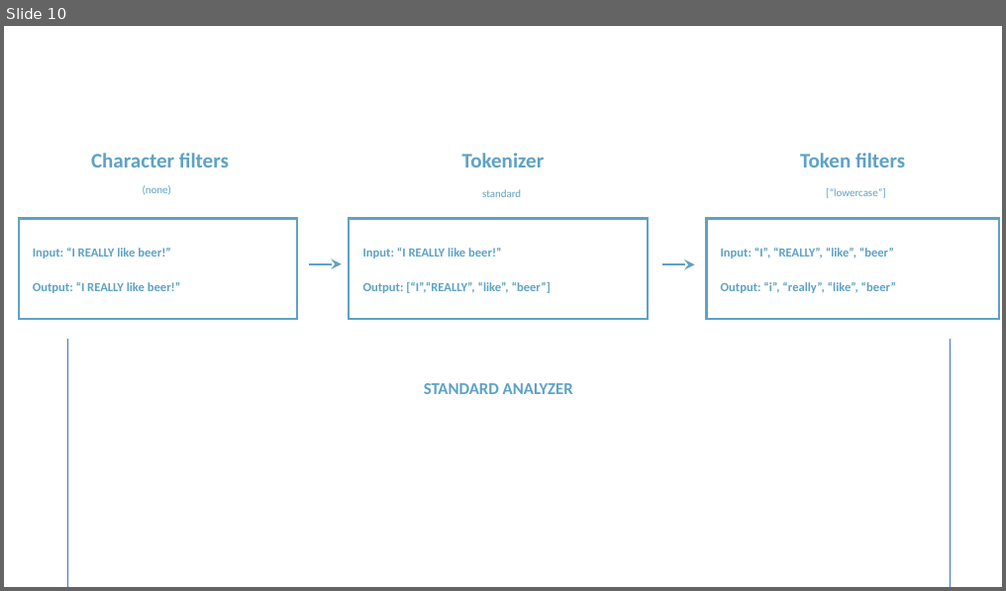
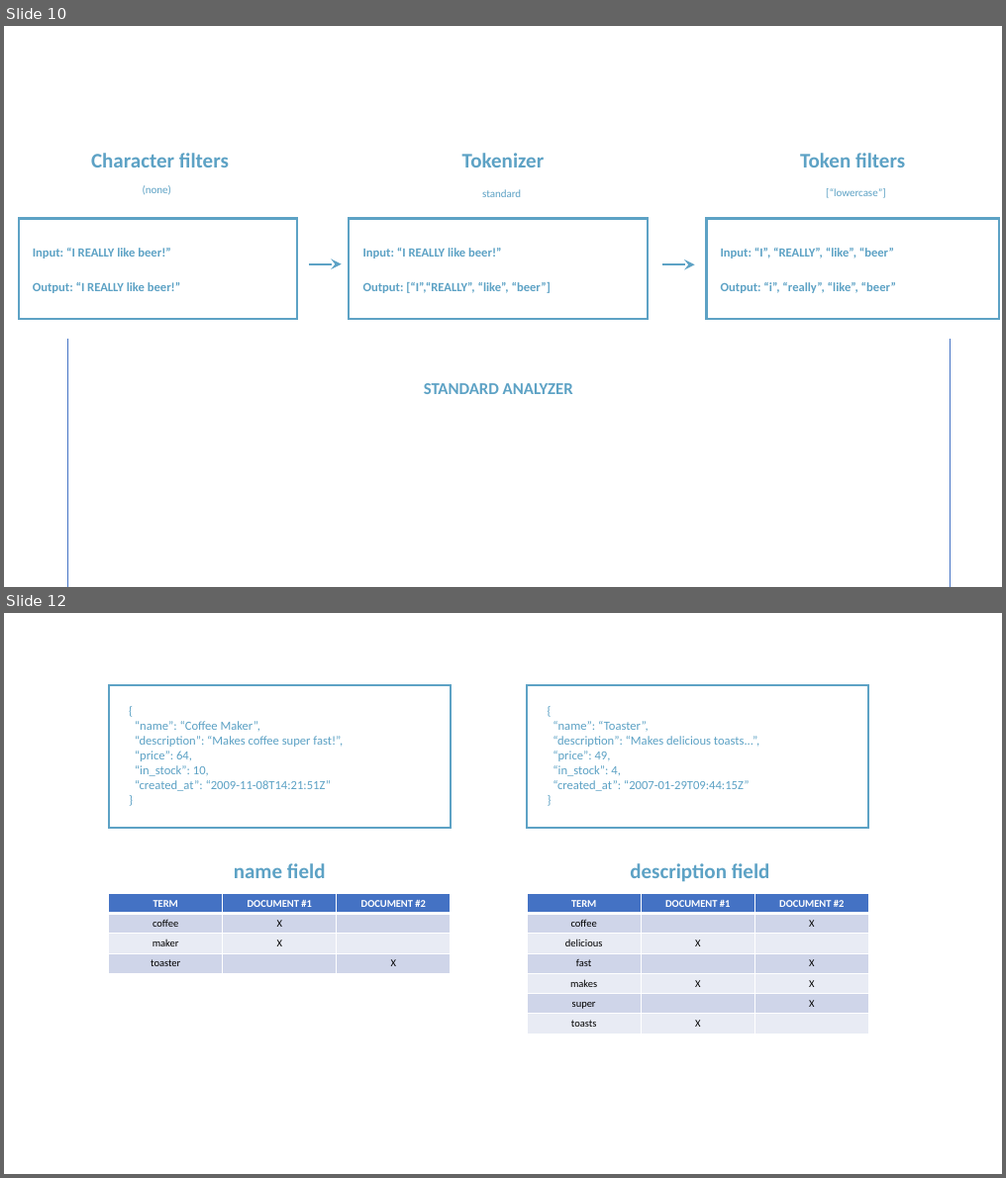
Before and after one commit to rudaks-han/book-summary, a slide deck: complete-guide-to-elasticsearch/프레젠테이션1.pptx. Shown one above the other, each under a label of ours: slide 10 before the commit, slides 10 and 12 after it; the slides between them are not shown. The pictures are 1006x591 and 1006x1178 pixels, drawn with LibreOffice and Linux fonts; fonts in the diff are those of the drawing. Boxes give left, top, right and bottom in pixels: in the first picture for what was removed or moved away, otherwise in the second. Text is boxed around its words. In the diff, an @@ line names an element or a change of style, - is before the commit and + after.

```diff
--- a/complete-guide-to-elasticsearch/프레젠테이션1.pptx
+++ b/complete-guide-to-elasticsearch/프레젠테이션1.pptx
@@ slide 12 added at [4,613,1002,1174], background #FFFFFF @@
@@ rectangle added at [109,685,450,827], outline #5DA2C5 2 pt @@
@@ rectangle added at [528,685,869,827], outline #5DA2C5 2 pt @@
@@ text added at [135,721,343,791], 12 pt, text #5DA2C5 @@
+{
+“name”: “Coffee Maker”,
+“description”: “Makes coffee super fast!”,
+“price”: 64,
+“in_stock”: 10,
+“created_at”: “2009-11-08T14:21:51Z”
+}
@@ text added at [552,721,759,791], 12 pt, text #5DA2C5 @@
+{
+“name”: “Toaster”,
+“description”: “Makes delicious toasts...”,
+“price”: 49,
+“in_stock”: 4,
+“created_at”: “2007-01-29T09:44:15Z”
+}
@@ text added at [234,863,326,878], 20 pt, text #5DA2C5, bold @@
+name field
@@ text added at [630,863,770,882], 20 pt, text #5DA2C5, bold @@
+description field
@@ table added at [109,894,450,973], 4 rows, 3 columns @@
+TERM | DOCUMENT #1 | DOCUMENT #2
+coffee | X | 
+maker | X | 
+toaster |  | X
@@ table added at [528,894,868,1034], 7 rows, 3 columns @@
+TERM | DOCUMENT #1 | DOCUMENT #2
+coffee |  | X
+delicious | X | 
+fast |  | X
+makes | X | X
+super |  | X
+toasts | X | 
```
Also in this commit, not shown: 1 other slide added, 4 other files.
